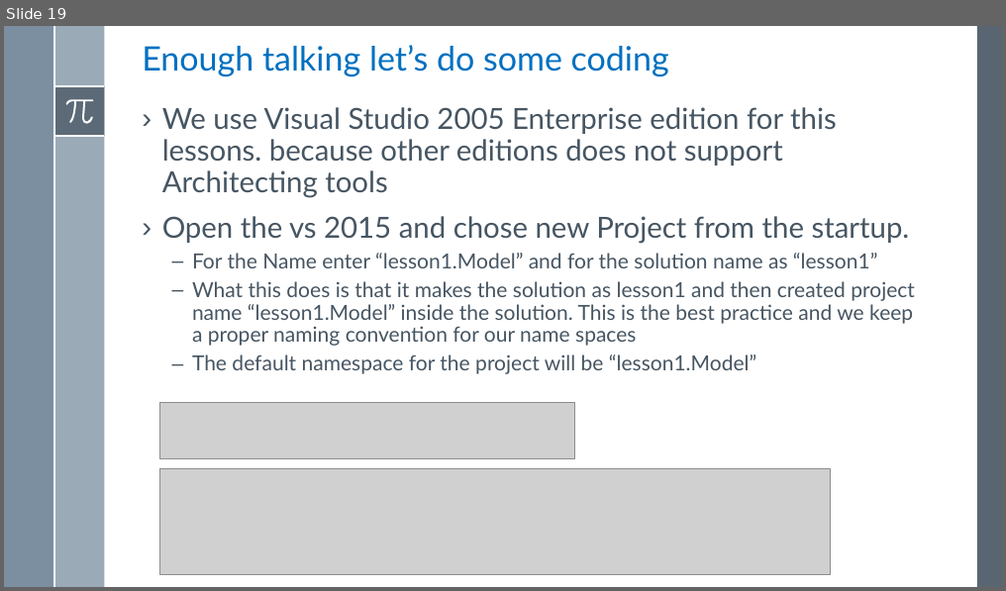
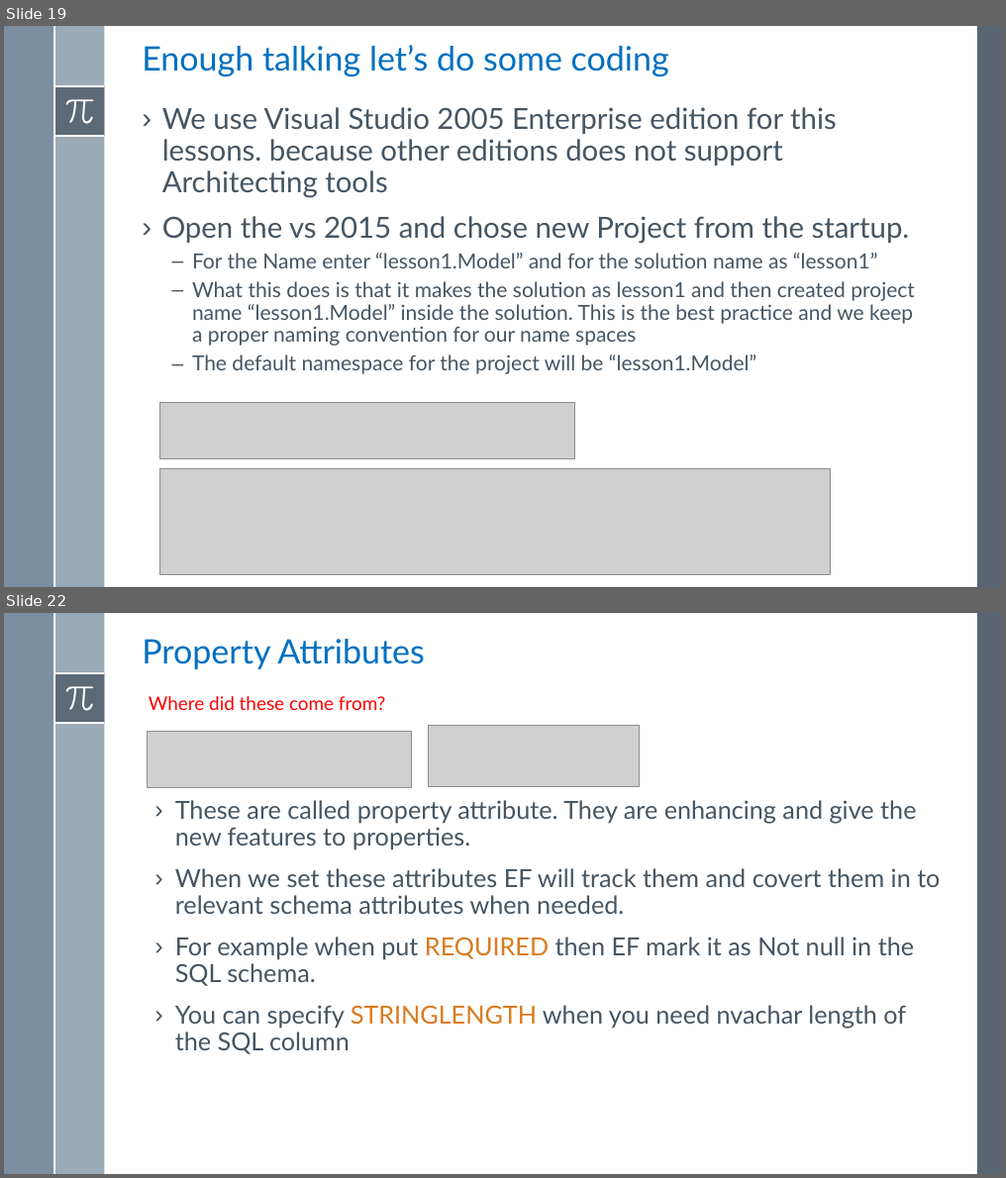
Before and after one commit to asachanxxx/WebApiTraning, a slide deck: Notes/Lesson 1/Lesson 1 - Implement First Bound Context Using Entity Framework.pptx. Shown one above the other, each under a label of ours: slide 19 before the commit, slides 19 and 22 after it; the slides between them are not shown. The pictures are 1006x591 and 1006x1178 pixels, drawn with LibreOffice and Linux fonts; fonts in the diff are those of the drawing; grey boxes stand for pictures. Boxes give left, top, right and bottom in pixels: in the first picture for what was removed or moved away, otherwise in the second. Text is boxed around its words. In the diff, an @@ line names an element or a change of style, - is before the commit and + after.

```diff
--- a/Notes/Lesson 1/Lesson 1 - Implement First Bound Context Using Entity Framework.pptx
+++ b/Notes/Lesson 1/Lesson 1 - Implement First Bound Context Using Entity Framework.pptx
@@ slide 22 added at box(4, 613, 1002, 1174), background #FFFFFF; not listed: 8 template elements that a slide beside it also shows @@
@@ title added at box(142, 639, 425, 669), 32.4 pt, text #0070C0 @@
+Property Attributes
@@ text added at box(149, 696, 385, 710), 18 pt, text #FF0000 @@
+Where did these come from?
@@ picture added at box(147, 731, 411, 787) @@
@@ picture added at box(428, 725, 639, 786) @@
@@ text added at box(175, 800, 940, 1055), 24 pt, text #465562 @@
+› These are called property attribute. They are enhancing and give the new features to properties.
+› When we set these attributes EF will track them and covert them in to relevant schema attributes when needed.
+› For example when put REQUIRED then EF mark it as Not null in the SQL schema.
+› You can specify STRINGLENGTH when you need nvachar length of the SQL column
```
Also in this commit, not shown: 9 other slides added, 2 slides removed, 3 other files.
